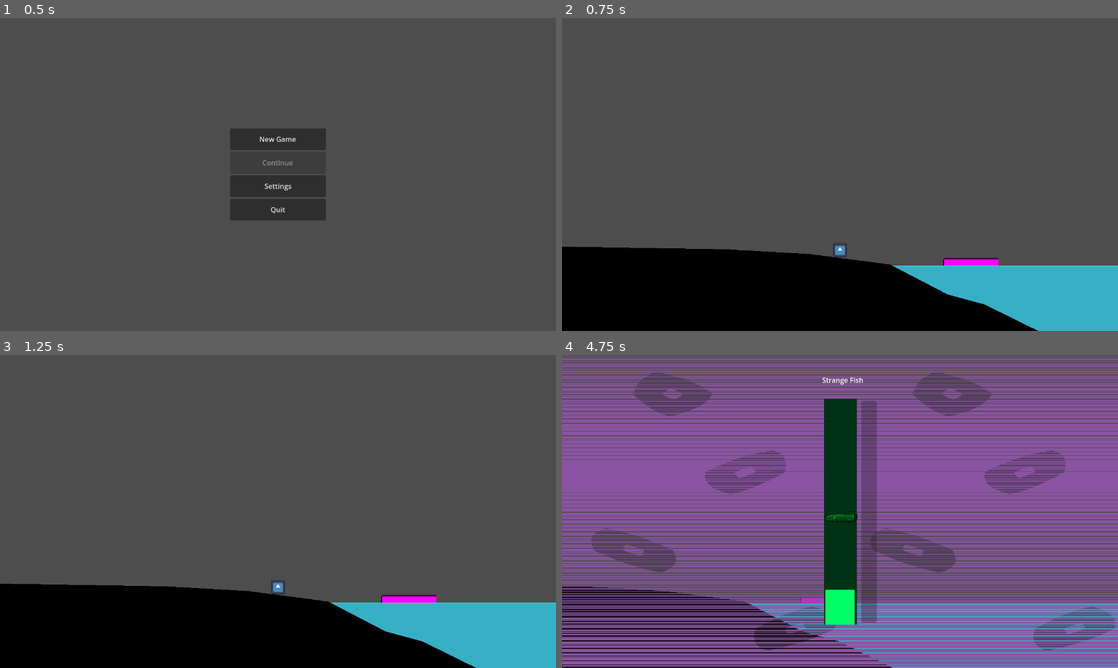
Above: before the commit, frames 1-4 (two rows, left to right).
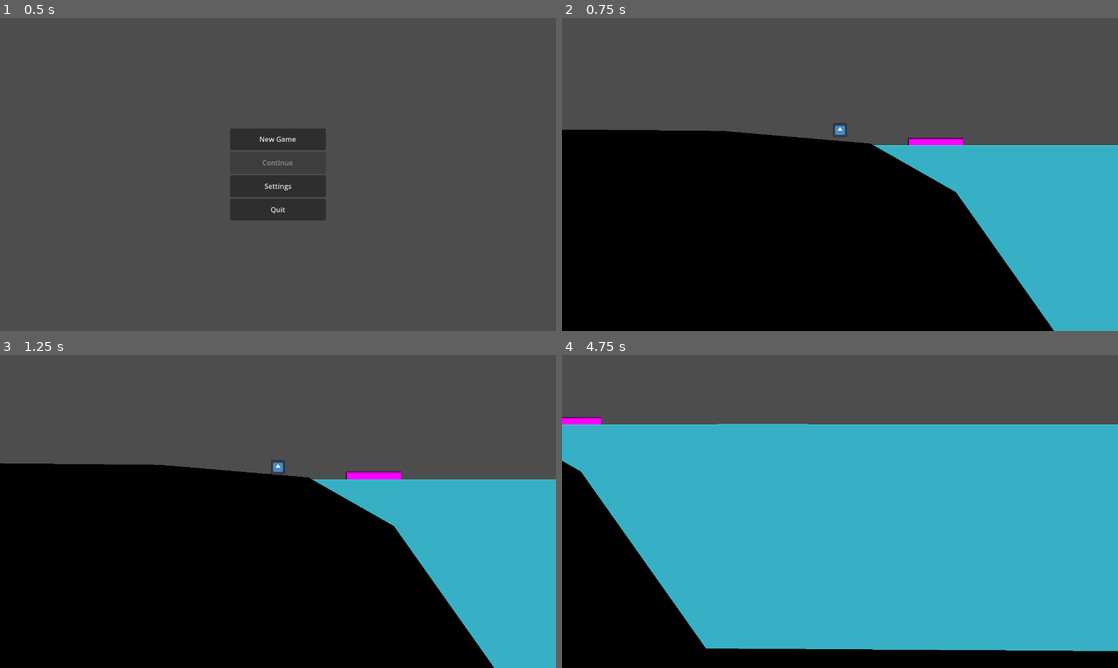
Above: after the commit, the same moments.

Repository: comma-elsewhere/trick-or-treat
Game: Godot game, scene res://scenes/levels/main_menu.tscn
Two runs of this game, one before a commit and one after it. Both use one fixed random seed, a clock stepped at 60 frames per second and the inputs below. The engine's default icon, where the game draws it, is replaced by a stand-in: a white triangle on a blue panel in a dark square.
Inputs:
- Up to frame 1 (0.5 s): no input
- Up to frame 2 (0.75 s): click "New Game" at 0.5 s
- Up to frame 3 (1.25 s): no input
- Up to frame 4 (4.75 s): tap Enter (ui_accept) at 1.25 s; hold F (attack) 1.28-2.03 s; hold D (right) 1.28-2.78 s; tap W (jump) at 1.52, 2.27, 3.77, 4.52 s; tap E (interact) at 2.1, 3.6 s; hold A (left) 2.78-3.53 s; hold F (attack) 2.78-3.53 s; hold D (right) from 3.53 s (still down); hold F (attack) from 4.28 s (still down)

Frame 1 is identical in both runs. In frame 2, 41% of the frame differs, in the area x 0-100%, y 33-100%; in frame 3, 42%; in frame 4, 92%, in the area x 0-100%, y 0-100%.

Commit message:
water movement!!!!

Diff:
--- a/scenes/levels/level.tscn
+++ b/scenes/levels/level.tscn
@@ -1,19 +1,9 @@
-[gd_scene load_steps=13 format=3 uid="uid://bdwg6xevi8008"]
+[gd_scene load_steps=5 format=3 uid="uid://bdwg6xevi8008"]
 
 [ext_resource type="Script" uid="uid://b5dl8j1m6625q" path="res://scripts/classes/water.gd" id="1_ksju7"]
 [ext_resource type="PackedScene" uid="uid://l431yi2g0ukb" path="res://scenes/prefabs/player.tscn" id="2_6iamk"]
 [ext_resource type="PackedScene" uid="uid://dmv1ervctafi5" path="res://scenes/gui/hud.tscn" id="3_b2cq8"]
 [ext_resource type="PackedScene" uid="uid://bpd53eh8y0ugu" path="res://scenes/prefabs/boat.tscn" id="4_xb4v1"]
-[ext_resource type="Script" uid="uid://cxrhphrxluw50" path="res://scripts/classes/fishing_manager.gd" id="5_d4w6o"]
-[ext_resource type="PackedScene" uid="uid://tr141j3qjva" path="res://scenes/gui/fishing_minigame.tscn" id="6_7pb6i"]
-[ext_resource type="Script" uid="uid://c0c8i8msdv0c5" path="res://scripts/classes/fishing_zone.gd" id="6_mbbpy"]
-[ext_resource type="Script" uid="uid://b8snc6akyrx32" path="res://scripts/classes/fish_type.gd" id="7_xfk5q"]
-[ext_resource type="Resource" uid="uid://bxlx5j5i2ljcm" path="res://resources/item_pool/carp.tres" id="8_qogh7"]
-[ext_resource type="Resource" uid="uid://dvpht2m5w2xkh" path="res://resources/item_pool/strange_fish.tres" id="9_8iyoh"]
-[ext_resource type="Resource" uid="uid://cugr2ygq2aqdr" path="res://resources/item_pool/basic_pole.tres" id="10_mq31s"]
-
-[sub_resource type="RectangleShape2D" id="RectangleShape2D_ouxo3"]
-size = Vector2(1915, 82)
 
 [node name="Level" type="Node2D"]
 
@@ -21,20 +11,26 @@
 z_index = 1
 position = Vector2(0, -60)
 script = ExtResource("1_ksju7")
-water_size = Vector2(2500, 250)
+water_size = Vector2(2500, 550)
 segment_count = 512
 player_splash_multiplier = 0.15
 wave_energy_loss = 0.02
+metadata/_edit_lock_ = true
 
 [node name="Ground" type="StaticBody2D" parent="."]
+metadata/_edit_group_ = true
+metadata/_edit_lock_ = true
 
 [node name="Polygon2D" type="Polygon2D" parent="Ground"]
-z_index = 1
+z_index = 2
+z_as_relative = false
 color = Color(0, 0, 0, 1)
-polygon = PackedVector2Array(-305, -98, -113, -87, 71, -63, 204, 6, 289, 29, 508, 137, 1009, 175, 2514, 164, 2511, 398, -1129, 410, -1129, -111)
+polygon = PackedVector2Array(-1126, -100, -315, -93, 26, -64, 223, 48, 511, 455, 2507, 468, 2509, 573, -1116, 549)
 
 [node name="CollisionPolygon2D" type="CollisionPolygon2D" parent="Ground"]
-polygon = PackedVector2Array(-1138, -109, -305, -99, -109, -87, 69, -61, 503, 149, 2511, 162, 2511, 389, -1128, 407)
+z_index = 1
+position = Vector2(6, 6)
+polygon = PackedVector2Array(-1138, -109, -305, -99, 19, -70, 219, 46, 512, 451, 2495, 466, 2495, 562, -1107, 550)
 
 [node name="Player" parent="." instance=ExtResource("2_6iamk")]
 z_index = -1
@@ -43,10 +39,10 @@
 [node name="Camera" type="Camera2D" parent="Player"]
 z_index = 1
 position = Vector2(32, 36)
-offset = Vector2(0, -50)
+offset = Vector2(0, 100)
 limit_left = -1100
 limit_right = 2455
-limit_bottom = 140
+limit_bottom = 400
 
 [node name="CanvasLayer" type="CanvasLayer" parent="Player/Camera"]
 
@@ -54,20 +50,4 @@
 
 [node name="Boat" parent="." instance=ExtResource("4_xb4v1")]
 z_index = 0
-position = Vector2(257, -30)
-
-[node name="fishing_manager" type="Node" parent="."]
-script = ExtResource("5_d4w6o")
-fishing_minigame_scene = ExtResource("6_7pb6i")
-available_fish = Array[ExtResource("7_xfk5q")]([ExtResource("8_qogh7"), ExtResource("9_8iyoh")])
-default_rod = ExtResource("10_mq31s")
-
-[node name="fishing_zone" type="Area2D" parent="."]
-script = ExtResource("6_mbbpy")
-
-[node name="CollisionShape2D" type="CollisionShape2D" parent="fishing_zone"]
-position = Vector2(1263.5, -97)
-shape = SubResource("RectangleShape2D_ouxo3")
-
-[connection signal="body_entered" from="fishing_zone" to="fishing_zone" method="_on_body_entered"]
-[connection signal="body_exited" from="fishing_zone" to="fishing_zone" method="_on_body_exited"]
+position = Vector2(175, -34)
--- a/scripts/classes/water.gd
+++ b/scripts/classes/water.gd
@@ -22,6 +22,9 @@
 
 var surface_line: Line2D
 var fill_polygon: Polygon2D
+
+var timer
+var make_timer: bool = true
 
 @export_tool_button("Update Water", "Callable") var update_water_button: Callable = _button_update
 
@@ -72,6 +75,15 @@
 	new_collision_shape.shape = new_shape
 	new_collision_shape.position = water_size/2.0 + Vector2(0, surface_pos_y/2.0)
 	new_area.add_child(new_collision_shape)
+
+
+	timer = Timer.new()
+	timer.wait_time = 30.0
+	timer.process_callback = Timer.TIMER_PROCESS_PHYSICS
+	timer.autostart = true
+	add_child(timer)
+	timer.timeout.connect(start_spooky_wave)
+	timer.start()
 
 func update_physics(delta: float) -> void:
 	for i in range(segment_count):
@@ -145,6 +157,18 @@
 	recently_splashed = true
 	set_process(true)
 
+func start_spooky_wave():
+	var segment_width: float = water_size.x / (segment_count - 1)
+	var start_x: float = randf_range(20.0, water_size.x - 30.0)
+	var end_x: float = start_x + 25.0
+	var range_x = int((end_x - start_x) / segment_width)
+	var omega = (end_x - start_x) / PI
+	for x in range(range_x):
+		var current_x = start_x + x
+		var splash_velocity: float = cos(omega * (current_x - start_x)) * 75
+		var x_pos: Vector2 = Vector2(current_x, 0.0)
+		splash(x_pos, splash_velocity)
+
 func _on_body_entered(body: Node2D) -> void:
 	if body.is_in_group("CanSplash"):
 		splash(body.global_position, -body.velocity.y * player_splash_multiplier)
@@ -154,5 +178,5 @@
 		splash(body.global_position, body.velocity.y * player_splash_multiplier)
 
 
-func _on_fishing_zone_body_entered(body: Node2D) -> void:
+func _on_fishing_zone_body_entered(_body: Node2D) -> void:
 	pass # Replace with function body.
